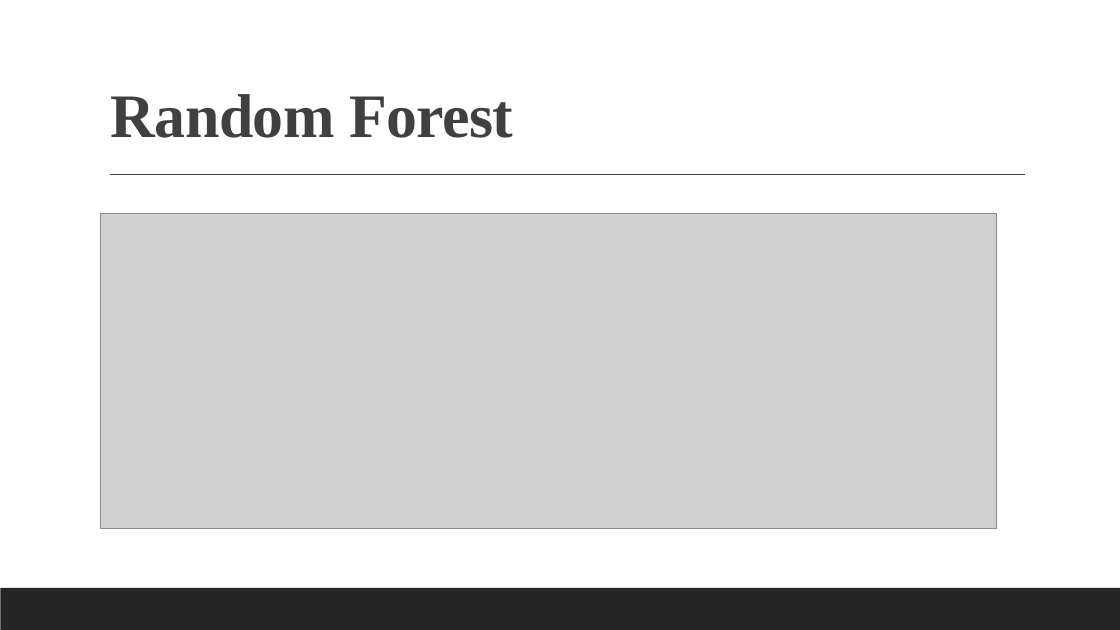
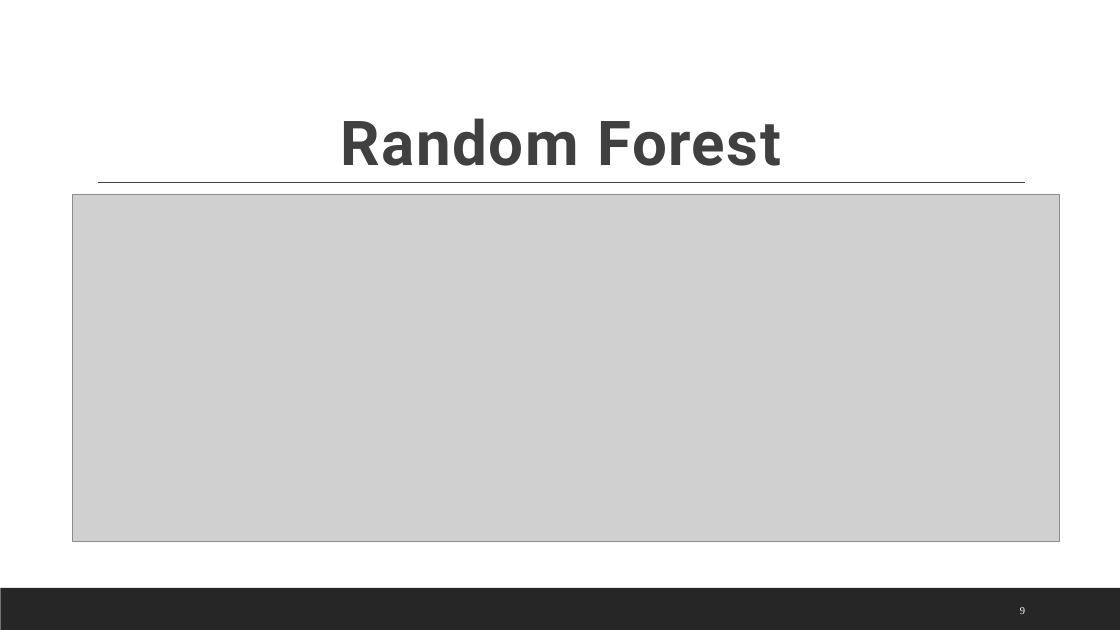
Before and after one commit to minired2154/data-mining-repo, a slide deck: slide 9 of report.pptx (slide 19 before the commit). Drawn at 1120x630 pixels with LibreOffice and Linux fonts; fonts in the diff are those of the drawing; grey boxes stand for pictures. Boxes give left, top, right and bottom in pixels: in the first picture for what was removed or moved away, otherwise in the second. Text is boxed around its words. In the diff, an @@ line names an element or a change of style, - is before the commit and + after.

```diff
--- a/report.pptx
+++ b/report.pptx
@@ title "Random Forest": place and size @@
-title "Random Forest" at [111,94,513,138]
+title "Random Forest" at [341,118,781,166]
@@ title "Random Forest" at [341,118,781,166]: font Times New Roman to Roboto, letter spacing -0.5 to 1.3 pt; alignment left to centre @@
@@ picture: place and size @@
-picture at [101,213,996,528]
+picture at [73,194,1060,541]
@@ line moved from (110, 175) - (1026, 175) to (98, 182) - (1025, 182) @@
@@ page number added at [1020,607,1025,614], 9 pt, text #FFFFFF @@
+9
```
Also in this commit, not shown: 7 other slides changed, 4 slides added, 11 slides removed, 1 other file.
